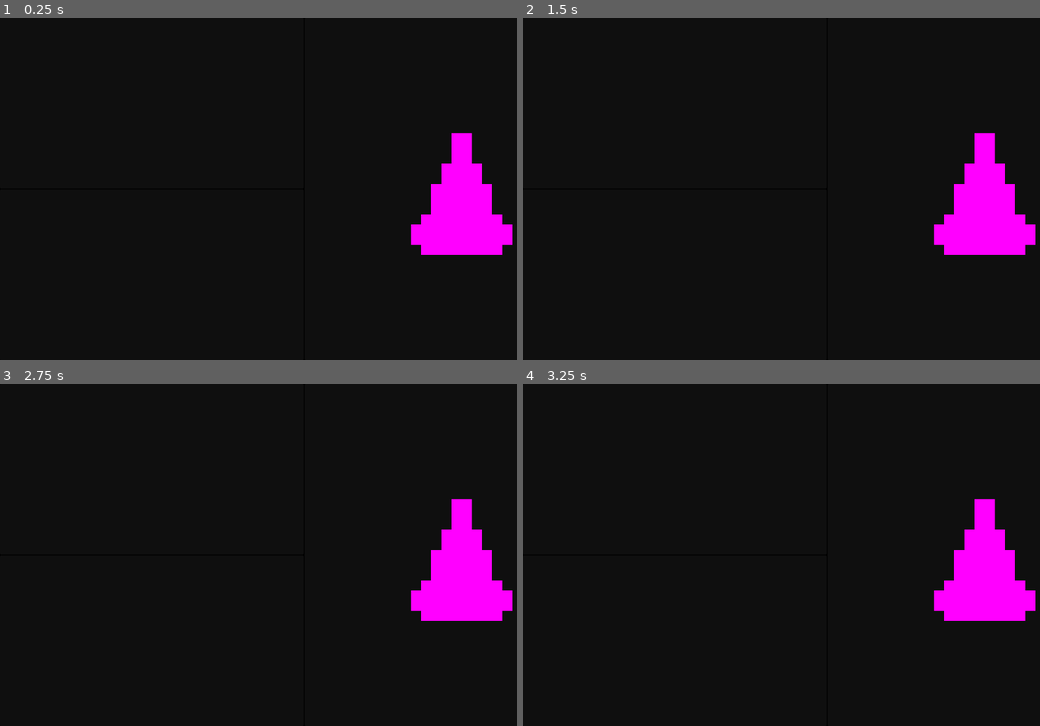
Above: before the commit, frames 1-4 (two rows, left to right).
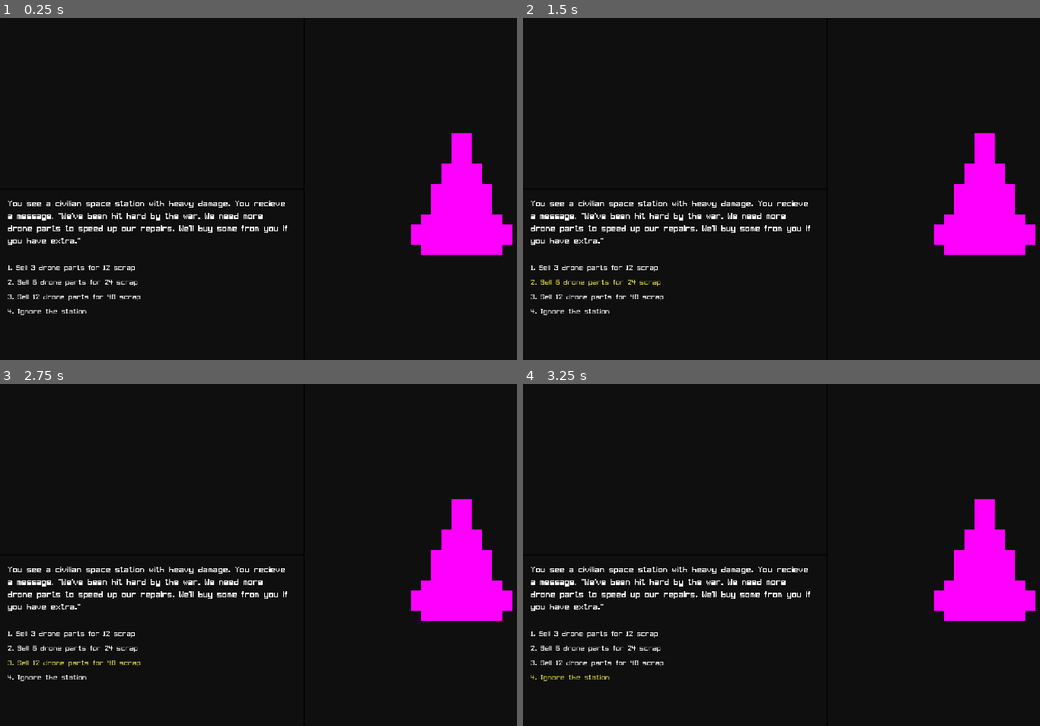
Above: after the commit, the same moments.

Repository: NobleMetalLabs/project-hammer
Game: Godot game, scene res://MAIN.tscn
Same seed, same stepped clock (60 frames per second), same inputs: the game is played once before the commit and once after it.
Inputs (mouse positions are in pixels of both pictures, inside the frame that each line leads up to):
- Up to frame 1 (0.25 s): no input
- Up to frame 2 (1.5 s): click (672, 267) at 0.5 s, where only the run after the commit has a clickable "1. Sell 3 drone parts for 12 …"; click (672, 281) at 1.25 s, where only the run after the commit has a clickable "2. Sell 6 drone parts for 24 …"
- Up to frame 3 (2.75 s): click (149, 661) at 2 s, where only the run after the commit has a clickable "3. Sell 12 drone parts for 48…"
- Up to frame 4 (3.25 s): click (672, 678) at 2.75 s, where only the run after the commit has a clickable "4. Ignore the station"

The runs differ from the first frame. In frame 1, 1.8% of the frame differs, in the area x 1-56%, y 53-87%; in frame 2, 1.8%; in frame 3, 1.8%; in frame 4, 1.8%.

Commit message:
Proto text display

Diff:
--- a/MAIN.tscn
+++ b/MAIN.tscn
@@ -1,10 +1,45 @@
-[gd_scene load_steps=5 format=3 uid="uid://cwnvldhi31wkt"]
-
+[gd_scene load_steps=8 format=3 uid="uid://cwnvldhi31wkt"]
+
+[ext_resource type="FontFile" uid="uid://3od2ihmvb2f5" path="res://ast/ui/font/LCDBlock.ttf" id="1_4gtl3"]
 [ext_resource type="Script" path="res://ship-panel.gd" id="1_uuocy"]
 [ext_resource type="Resource" uid="uid://durdjoqmudue5" path="res://tst/little-ship.tres" id="2_6lt7u"]
 
 [sub_resource type="StyleBoxFlat" id="StyleBoxFlat_8kj6b"]
+resource_local_to_scene = false
+resource_name = ""
+content_margin_left = -1.0
+content_margin_top = -1.0
+content_margin_right = -1.0
+content_margin_bottom = -1.0
 bg_color = Color(0, 0, 0, 1)
+draw_center = true
+skew = Vector2(0, 0)
+border_width_left = 0
+border_width_top = 0
+border_width_right = 0
+border_width_bottom = 0
+border_color = Color(0.8, 0.8, 0.8, 1)
+border_blend = false
+corner_radius_top_left = 0
+corner_radius_top_right = 0
+corner_radius_bottom_right = 0
+corner_radius_bottom_left = 0
+corner_detail = 8
+expand_margin_left = 0.0
+expand_margin_top = 0.0
+expand_margin_right = 0.0
+expand_margin_bottom = 0.0
+shadow_color = Color(0, 0, 0, 0.6)
+shadow_size = 0
+shadow_offset = Vector2(0, 0)
+anti_aliasing = true
+anti_aliasing_size = 1.0
+
+[sub_resource type="LabelSettings" id="LabelSettings_8ewix"]
+font = ExtResource("1_4gtl3")
+font_size = 42
+
+[sub_resource type="StyleBoxEmpty" id="StyleBoxEmpty_8youb"]
 
 [sub_resource type="PlaceholderTexture2D" id="PlaceholderTexture2D_ksojr"]
 
@@ -37,6 +72,121 @@
 layout_mode = 2
 size_flags_horizontal = 3
 size_flags_vertical = 3
+
+[node name="MarginContainer" type="MarginContainer" parent="HBoxContainer/VBoxContainer/Panel2"]
+layout_mode = 1
+anchors_preset = 15
+anchor_right = 1.0
+anchor_bottom = 1.0
+grow_horizontal = 2
+grow_vertical = 2
+theme_override_constants/margin_left = 25
+theme_override_constants/margin_top = 25
+theme_override_constants/margin_right = 25
+theme_override_constants/margin_bottom = 25
+
+[node name="VBoxContainer" type="VBoxContainer" parent="HBoxContainer/VBoxContainer/Panel2/MarginContainer"]
+layout_mode = 2
+theme_override_constants/separation = 52
+
+[node name="Label" type="Label" parent="HBoxContainer/VBoxContainer/Panel2/MarginContainer/VBoxContainer"]
+custom_minimum_size = Vector2(1, 1)
+layout_mode = 2
+text = "You see a civilian space station with heavy damage. You recieve a message, \"We've been hit hard by the war. We need more drone parts to speed up our repairs. We'll buy some from you if you have extra.\""
+label_settings = SubResource("LabelSettings_8ewix")
+autowrap_mode = 2
+
+[node name="VBoxContainer2" type="VBoxContainer" parent="HBoxContainer/VBoxContainer/Panel2/MarginContainer/VBoxContainer"]
+layout_mode = 2
+theme_override_constants/separation = 15
+
+[node name="Button" type="Button" parent="HBoxContainer/VBoxContainer/Panel2/MarginContainer/VBoxContainer/VBoxContainer2"]
+layout_mode = 2
+theme_override_colors/font_hover_pressed_color = Color(0.839216, 0.815686, 0.317647, 1)
+theme_override_colors/font_hover_color = Color(0.839216, 0.815686, 0.317647, 1)
+theme_override_colors/font_pressed_color = Color(0.839216, 0.815686, 0.317647, 1)
+theme_override_colors/font_color = Color(1, 1, 1, 1)
+theme_override_fonts/font = ExtResource("1_4gtl3")
+theme_override_font_sizes/font_size = 36
+theme_override_styles/focus = SubResource("StyleBoxEmpty_8youb")
+theme_override_styles/disabled_mirrored = SubResource("StyleBoxEmpty_8youb")
+theme_override_styles/disabled = SubResource("StyleBoxEmpty_8youb")
+theme_override_styles/hover_pressed_mirrored = SubResource("StyleBoxEmpty_8youb")
+theme_override_styles/hover_pressed = SubResource("StyleBoxEmpty_8youb")
+theme_override_styles/hover_mirrored = SubResource("StyleBoxEmpty_8youb")
+theme_override_styles/hover = SubResource("StyleBoxEmpty_8youb")
+theme_override_styles/pressed_mirrored = SubResource("StyleBoxEmpty_8youb")
+theme_override_styles/pressed = SubResource("StyleBoxEmpty_8youb")
+theme_override_styles/normal_mirrored = SubResource("StyleBoxEmpty_8youb")
+theme_override_styles/normal = SubResource("StyleBoxEmpty_8youb")
+text = "1. Sell 3 drone parts for 12 scrap"
+alignment = 0
+
+[node name="Button2" type="Button" parent="HBoxContainer/VBoxContainer/Panel2/MarginContainer/VBoxContainer/VBoxContainer2"]
+layout_mode = 2
+theme_override_colors/font_hover_pressed_color = Color(0.839216, 0.815686, 0.317647, 1)
+theme_override_colors/font_hover_color = Color(0.839216, 0.815686, 0.317647, 1)
+theme_override_colors/font_pressed_color = Color(0.839216, 0.815686, 0.317647, 1)
+theme_override_colors/font_color = Color(1, 1, 1, 1)
+theme_override_fonts/font = ExtResource("1_4gtl3")
+theme_override_font_sizes/font_size = 36
+theme_override_styles/focus = SubResource("StyleBoxEmpty_8youb")
+theme_override_styles/disabled_mirrored = SubResource("StyleBoxEmpty_8youb")
+theme_override_styles/disabled = SubResource("StyleBoxEmpty_8youb")
+theme_override_styles/hover_pressed_mirrored = SubResource("StyleBoxEmpty_8youb")
+theme_override_styles/hover_pressed = SubResource("StyleBoxEmpty_8youb")
+theme_override_styles/hover_mirrored = SubResource("StyleBoxEmpty_8youb")
+theme_override_styles/hover = SubResource("StyleBoxEmpty_8youb")
+theme_override_styles/pressed_mirrored = SubResource("StyleBoxEmpty_8youb")
+theme_override_styles/pressed = SubResource("StyleBoxEmpty_8youb")
+theme_override_styles/normal_mirrored = SubResource("StyleBoxEmpty_8youb")
+theme_override_styles/normal = SubResource("StyleBoxEmpty_8youb")
+text = "2. Sell 6 drone parts for 24 scrap"
+alignment = 0
+
+[node name="Button3" type="Button" parent="HBoxContainer/VBoxContainer/Panel2/MarginContainer/VBoxContainer/VBoxContainer2"]
+layout_mode = 2
+theme_override_colors/font_hover_pressed_color = Color(0.839216, 0.815686, 0.317647, 1)
+theme_override_colors/font_hover_color = Color(0.839216, 0.815686, 0.317647, 1)
+theme_override_colors/font_pressed_color = Color(0.839216, 0.815686, 0.317647, 1)
+theme_override_colors/font_color = Color(1, 1, 1, 1)
+theme_override_fonts/font = ExtResource("1_4gtl3")
+theme_override_font_sizes/font_size = 36
+theme_override_styles/focus = SubResource("StyleBoxEmpty_8youb")
+theme_override_styles/disabled_mirrored = SubResource("StyleBoxEmpty_8youb")
+theme_override_styles/disabled = SubResource("StyleBoxEmpty_8youb")
+theme_override_styles/hover_pressed_mirrored = SubResource("StyleBoxEmpty_8youb")
+theme_override_styles/hover_pressed = SubResource("StyleBoxEmpty_8youb")
+theme_override_styles/hover_mirrored = SubResource("StyleBoxEmpty_8youb")
+theme_override_styles/hover = SubResource("StyleBoxEmpty_8youb")
+theme_override_styles/pressed_mirrored = SubResource("StyleBoxEmpty_8youb")
+theme_override_styles/pressed = SubResource("StyleBoxEmpty_8youb")
+theme_override_styles/normal_mirrored = SubResource("StyleBoxEmpty_8youb")
+theme_override_styles/normal = SubResource("StyleBoxEmpty_8youb")
+text = "3. Sell 12 drone parts for 48 scrap"
+alignment = 0
+
+[node name="Button4" type="Button" parent="HBoxContainer/VBoxContainer/Panel2/MarginContainer/VBoxContainer/VBoxContainer2"]
+layout_mode = 2
+theme_override_colors/font_hover_pressed_color = Color(0.839216, 0.815686, 0.317647, 1)
+theme_override_colors/font_hover_color = Color(0.839216, 0.815686, 0.317647, 1)
+theme_override_colors/font_pressed_color = Color(0.839216, 0.815686, 0.317647, 1)
+theme_override_colors/font_color = Color(1, 1, 1, 1)
+theme_override_fonts/font = ExtResource("1_4gtl3")
+theme_override_font_sizes/font_size = 36
+theme_override_styles/focus = SubResource("StyleBoxEmpty_8youb")
+theme_override_styles/disabled_mirrored = SubResource("StyleBoxEmpty_8youb")
+theme_override_styles/disabled = SubResource("StyleBoxEmpty_8youb")
+theme_override_styles/hover_pressed_mirrored = SubResource("StyleBoxEmpty_8youb")
+theme_override_styles/hover_pressed = SubResource("StyleBoxEmpty_8youb")
+theme_override_styles/hover_mirrored = SubResource("StyleBoxEmpty_8youb")
+theme_override_styles/hover = SubResource("StyleBoxEmpty_8youb")
+theme_override_styles/pressed_mirrored = SubResource("StyleBoxEmpty_8youb")
+theme_override_styles/pressed = SubResource("StyleBoxEmpty_8youb")
+theme_override_styles/normal_mirrored = SubResource("StyleBoxEmpty_8youb")
+theme_override_styles/normal = SubResource("StyleBoxEmpty_8youb")
+text = "4. Ignore the station"
+alignment = 0
 
 [node name="SHIP-PANEL" type="Panel" parent="HBoxContainer"]
 layout_mode = 2
Binary file added: ast/ui/font/Classica.ttf
Not shown, added: ast/ui/font/Classica.ttf.import
Binary file added: ast/ui/font/LCDBlock.ttf
Not shown, added: ast/ui/font/LCDBlock.ttf.import
Binary file added: ast/ui/font/Mostrologa.ttf
Not shown, added: ast/ui/font/Mostrologa.ttf.import
Binary file added: ast/ui/font/Tunda.ttf
Not shown, added: ast/ui/font/Tunda.ttf.import
